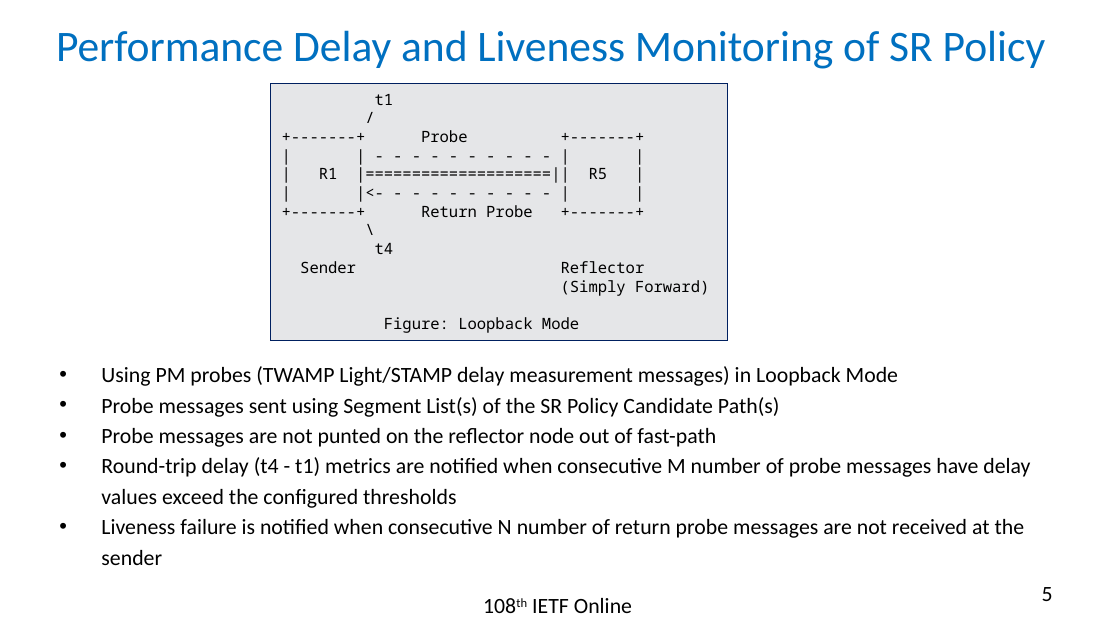
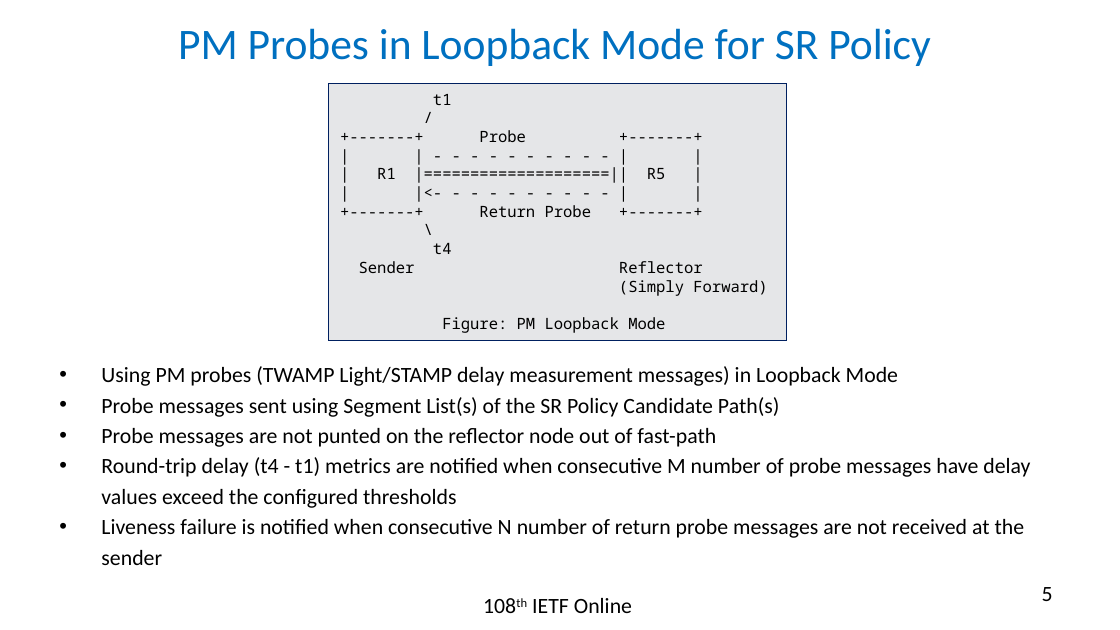
Before and after one commit to rakgandhi/ietf-slides, a slide deck: slide 5 of draft-gandhi-spring-sr-enhanced-plm-02.pptx. Drawn at 1120x630 pixels with LibreOffice and Linux fonts; fonts in the diff are those of the drawing. Boxes give left, top, right and bottom in pixels: in the first picture for what was removed or moved away, otherwise in the second. Text is boxed around its words. In the diff, an @@ line names an element or a change of style, - is before the commit and + after.

```diff
--- a/draft-gandhi-spring-sr-enhanced-plm-02.pptx
+++ b/draft-gandhi-spring-sr-enhanced-plm-02.pptx
@@ title at box(178, 28, 931, 66): text changed @@
-Performance Delay and Liveness Monitoring of SR Policy
+PM Probes in Loopback Mode for SR Policy
@@ rectangle "t1": place and size @@
-rectangle "t1" at box(271, 84, 728, 340)
+rectangle "t1" at box(329, 84, 786, 340)
@@ text in rectangle at box(442, 317, 665, 333): text changed @@
-Figure: Loopback Mode
+Figure: PM Loopback Mode
```
Also in this commit, not shown: 1 other file.
